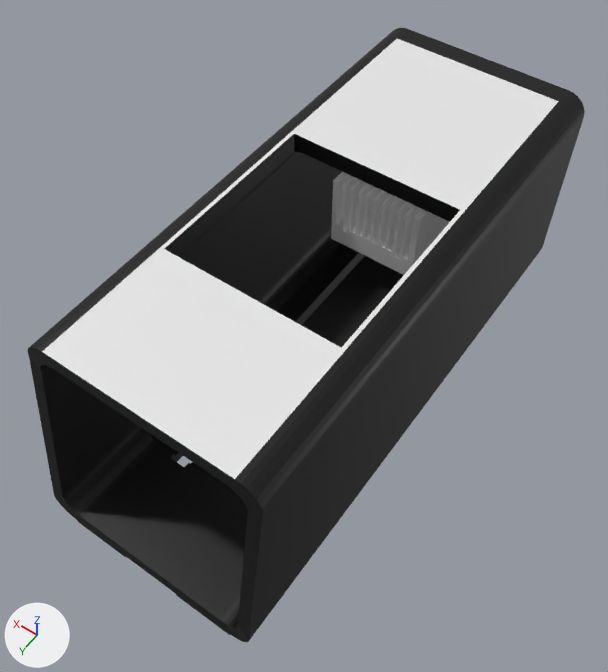
The Blender file 3D_FILES/box.blend, before and after one commit.
Camera for both pictures: a camera (50 mm lens) standing at (-0.0442, 0.0643, 0.0949) and looking at (0.0006, 0.0016, -0.0036). Arrows for +X, +Y and +Z are at lower left; the lights stay in place. The first picture is the older version.

Objects in the first picture: 'back.002', 'case', 'heat', 'pegs'.
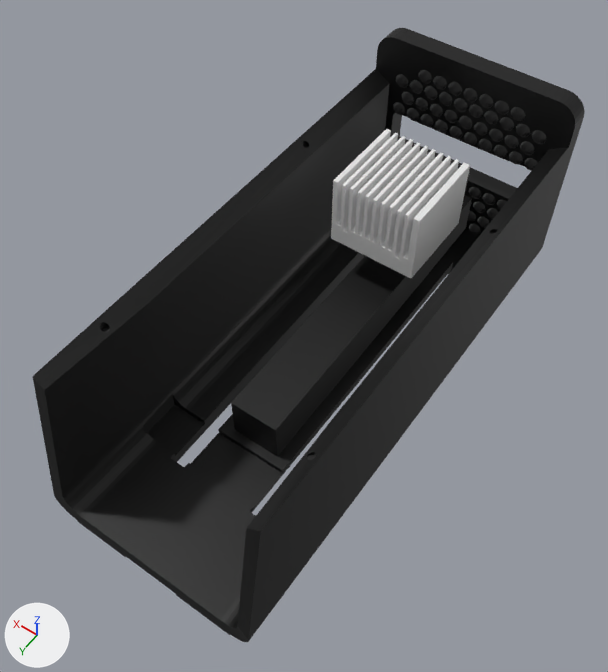
What differs and where, as boxes [x1, y1, x2, y2] in the pictures (608 x 672 px):
'pegs', hidden: before [28, 37, 575, 531]
'back.002', unchanged, uncovered by the edit: before [384, 28, 585, 260]; after [376, 28, 585, 260]

Edits to the bpy script that builds the scene:
```text
Change ob_pegs:
    add ob_pegs.hide_set(True)
```
